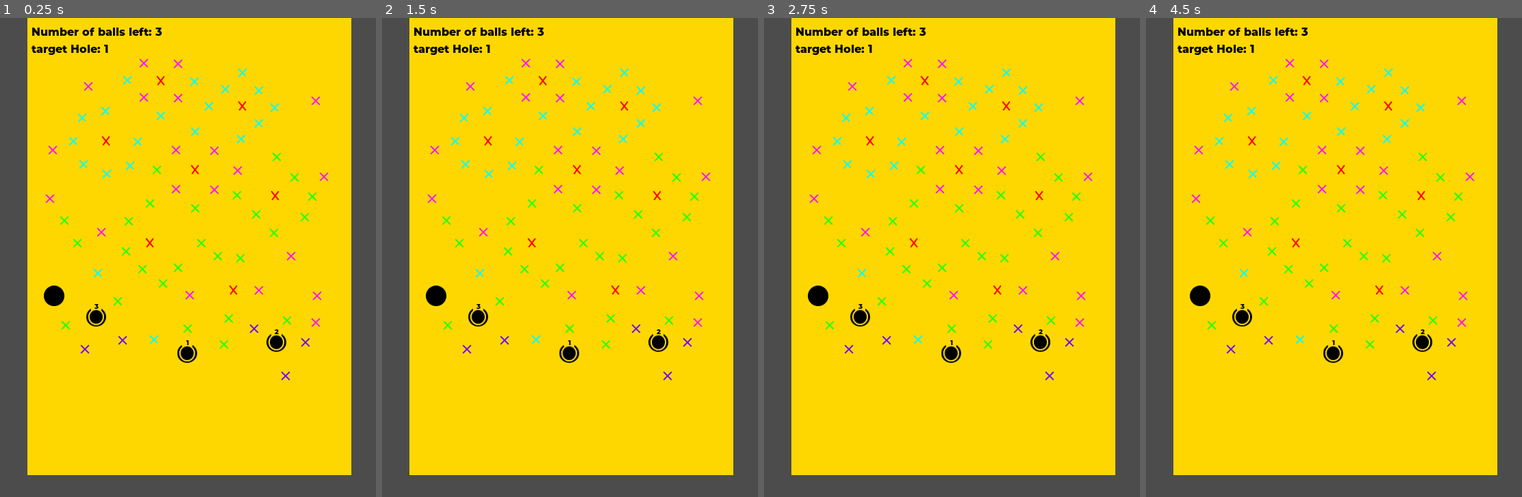
Above: before the commit, frames 1-4 (left to right).
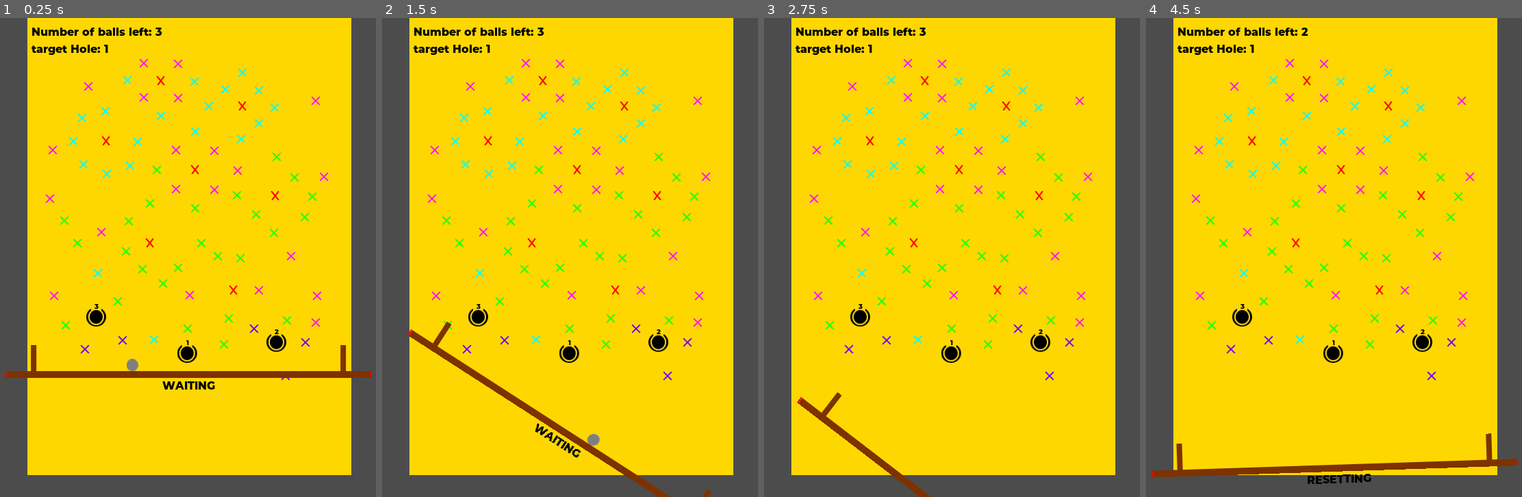
Above: after the commit, the same moments.

Repository: mdjp/IceColdBaume
Game: Godot game, scene res://src/Levels/sandbox.tscn
The game is run twice, just before and just after one commit, with the same random seed, the same clock (stepped at 60 frames per second) and the same inputs.
Inputs:
- Up to frame 1 (0.25 s): no input
- Up to frame 2 (1.5 s): tap Enter at 0.5 s; hold Down (right_side_down) 0.53-1.28 s; hold S (left_side_down) from 1.28 s (still down)
- Up to frame 3 (2.75 s): release S (left_side_down) at 2.03 s; hold Down (right_side_down) from 2.03 s (still down)
- Up to frame 4 (4.5 s): release Down (right_side_down) at 2.78 s; hold W (left_side_up) 2.78-3.53 s; tap R (reset_game) at 3.5 s; hold S (left_side_down) from 3.53 s (still down)

The runs differ from the first frame. In frame 1, 2.0% of the frame differs, in the area x 1-99%, y 55-78%; in frame 2, 1.7%; in frame 3, 0.9%; in frame 4, 2.0%, in the area x 1-99%, y 2-98%.
Error before the commit: Invalid get index 'goal_hole' (on base: 'Node (PlayerData.gd)'). (res://src/Levels/SetupGame.gd:11)

Commit message:
feat: Dynamic Target holes
Target Holes are now added to the game scene dynamically
The target is set based on PlayerData and updated when target_updated is emitted

Diff:
--- a/Game/src/Actors/Holes/HoleTypeOne.tscn
+++ b/Game/src/Actors/Holes/HoleTypeOne.tscn
@@ -6,7 +6,7 @@
 [sub_resource type="CircleShape2D" id=1]
 radius = 15.3728
 
-[node name="HoleTypeOne" type="Area2D" groups=[
+[node name="Hole" type="Area2D" groups=[
 "Hole",
 ]]
 script = ExtResource( 1 )
--- a/Game/src/Actors/Holes/HoleTypeTarget.tscn
+++ b/Game/src/Actors/Holes/HoleTypeTarget.tscn
@@ -8,7 +8,7 @@
 [sub_resource type="CircleShape2D" id=1]
 radius = 9.64958
 
-[node name="HoleTypeTarget" type="Area2D" groups=[
+[node name="Hole" type="Area2D" groups=[
 "Goal",
 ]]
 z_index = 1
--- a/Game/src/Levels/SetupGame.gd
+++ b/Game/src/Levels/SetupGame.gd
@@ -2,14 +2,18 @@
 
 const BALL = preload("res://src/Actors/Ball.tscn")
 const BEAM = preload("res://src/Actors/Beam.tscn")
+
+const TARGET_HOLE = preload("res://src/Actors/Holes/HoleTypeTarget.tscn")
 
 var beam = null
 var ball = null
 
 func _ready():
 	PlayerData.connect("add_ball", self, "_reset")
-	get_node("Holes/Hole " + str(PlayerData.goal_hole)).update_status(PlayerData.goal_hole)
+	PlayerData.connect("target_updated", self, "_change_target")
 
+	_add_target_holes()
+	_set_hole_target_status(PlayerData.target_hole, true)
 	_add_ball()
 
 	beam = BEAM.instance()
@@ -33,3 +37,23 @@
 
 	if Input.is_action_just_released("reset_game"):
 		ball.disappear(false)
+
+
+func _change_target(old_target, new_target):
+	_set_hole_target_status(old_target, false)
+	_set_hole_target_status(new_target, true)
+
+
+func _add_target_holes():
+	var parent_node = get_node("Holes/Targets")
+	if parent_node != null:
+		for child in parent_node.get_children():
+			var hole = TARGET_HOLE.instance()
+			hole.hole_number = int(child.name)
+			child.add_child(hole)
+
+
+func _set_hole_target_status(number, target_status):
+	var hole = get_node("Holes/Targets/" + str(number) + "/Hole")
+	if hole != null:
+		hole.update_status(target_status)
--- a/Game/src/Levels/sandbox.tscn
+++ b/Game/src/Levels/sandbox.tscn
@@ -1,10 +1,8 @@
-[gd_scene load_steps=6 format=2]
+[gd_scene load_steps=4 format=2]
 
 [ext_resource path="res://src/Levels/SetupGame.gd" type="Script" id=1]
 [ext_resource path="res://Assets/Background.tscn" type="PackedScene" id=2]
-[ext_resource path="res://src/Actors/Holes/HoleTypeTarget.tscn" type="PackedScene" id=3]
-[ext_resource path="res://src/Actors/Holes/HoleTypeOne.tscn" type="PackedScene" id=4]
-[ext_resource path="res://src/Screens/PlayerStats.tscn" type="PackedScene" id=5]
+[ext_resource path="res://src/Screens/PlayerStats.tscn" type="PackedScene" id=3]
 
 [node name="sandbox" type="Node2D"]
 script = ExtResource( 1 )
@@ -15,32 +13,24 @@
 
 [node name="Targets" type="Node" parent="Holes"]
 
-[node name="Hole3" type="Position2D" parent="Holes/Targets"]
+[node name="3" type="Position2D" parent="Holes/Targets"]
 position = Vector2( 164.892, 436.779 )
 
-[node name="Hole" parent="Holes/Targets/Hole3" instance=ExtResource( 3 )]
-hole_number = 3
-
-[node name="Hole2" type="Position2D" parent="Holes/Targets"]
+[node name="2" type="Position2D" parent="Holes/Targets"]
 position = Vector2( 428.039, 473.76 )
 
-[node name="Hole" parent="Holes/Targets/Hole2" instance=ExtResource( 3 )]
-hole_number = 2
-
-[node name="Hole1" type="Position2D" parent="Holes/Targets"]
+[node name="1" type="Position2D" parent="Holes/Targets"]
 position = Vector2( 297.76, 489.87 )
-
-[node name="Hole" parent="Holes/Targets/Hole1" instance=ExtResource( 3 )]
-hole_number = 1
 
 [node name="TypeOne" type="Node" parent="Holes"]
 
 [node name="Position2D" type="Position2D" parent="Holes/TypeOne"]
 position = Vector2( 102.998, 406.085 )
 
-[node name="HoleTypeOne" parent="Holes/TypeOne/Position2D" instance=ExtResource( 4 )]
+[node name="Position2D2" type="Position2D" parent="Holes/TypeOne"]
+position = Vector2( 301.011, 405.129 )
 
-[node name="CanvasLayer" parent="." instance=ExtResource( 5 )]
+[node name="CanvasLayer" parent="." instance=ExtResource( 3 )]
 
 [node name="BeamStartPosition" type="Position2D" parent="."]
 position = Vector2( 298.62, 502 )
